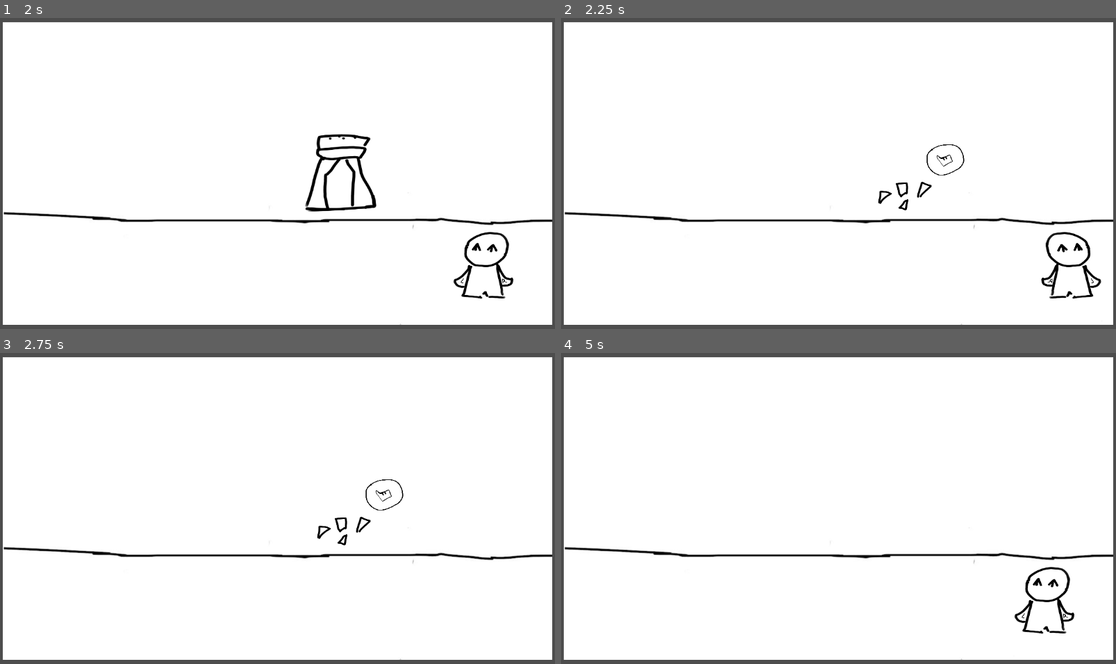
Above: before the commit, frames 1-4 (two rows, left to right).
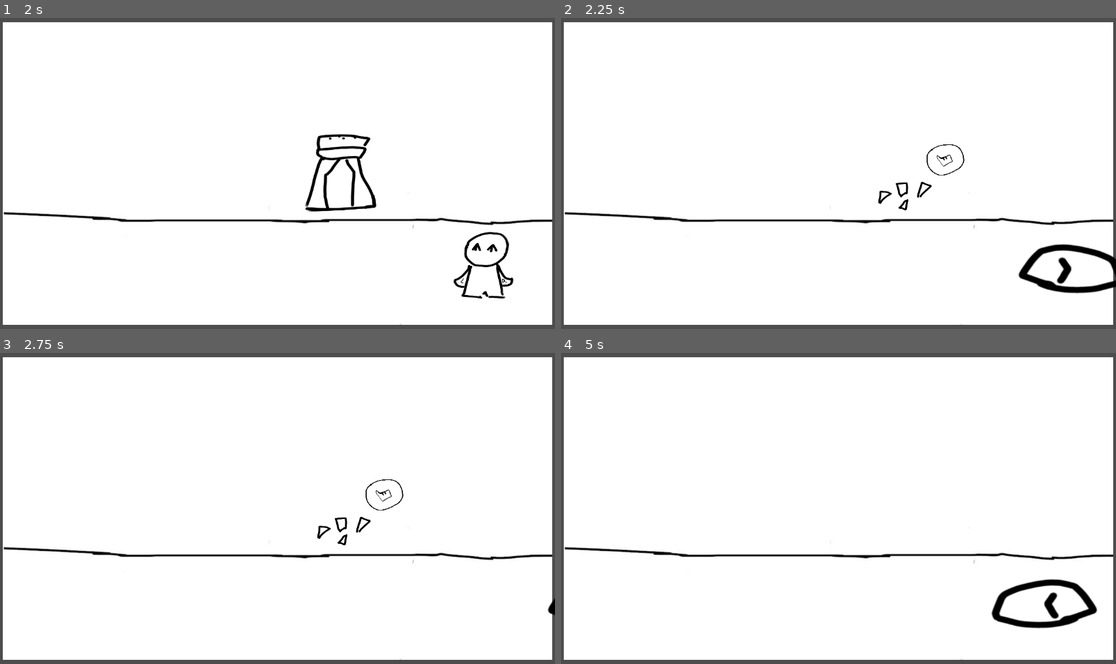
Above: after the commit, the same moments.

Repository: DeltaLyra/WitchIllusionGame
Game: Godot game, scene res://Scenes/test_level_2.tscn
The game is run twice, just before and just after one commit, with the same random seed, the same clock (stepped at 60 frames per second) and the same inputs.
Inputs (mouse positions are in pixels of both pictures, inside the frame that each line leads up to):
- Up to frame 1 (2 s): tap Enter at 0.5 s; move the mouse to (194, 173) at 0.52 s; press the mouse at (194, 173) at 0.53 s; hold Right (MoveRight) 0.53-1.28 s; move the mouse to (72, 176) at 1.27 s; release the mouse at (72, 176) at 1.28 s; hold Left (MoveLeft) from 1.28 s (still down); click (72, 176) at 1.35 s
- Up to frame 2 (2.25 s): move the mouse to (916, 161) at 2.02 s; release Left (MoveLeft) at 2.03 s; press the mouse at (916, 161) at 2.03 s; hold Right (MoveRight) from 2.03 s (still down)
- Up to frame 3 (2.75 s): keep holding Right (MoveRight)
- Up to frame 4 (5 s): move the mouse to (916, 511) at 2.77 s; release the mouse at (916, 511) at 2.78 s; click (916, 511) at 2.85 s; tap Space at 3.5 s; move the mouse to (1005, 555) at 3.52 s; release Right (MoveRight) at 3.53 s; press the mouse at (1005, 555) at 3.53 s; hold Left (MoveLeft) from 3.53 s (still down); tap Enter at 4.25 s; move the mouse to (672, 461) at 4.27 s; release the mouse at (672, 461) at 4.28 s; click (672, 461) at 4.35 s

Frame 1 is identical in both runs. In frame 2, 1.4% of the frame differs, in the area x 82-100%, y 68-91%; in frame 3, less than 0.1%; in frame 4, 1.5%, in the area x 77-97%, y 68-91%.

Commit message:
player now transforms when alert happens, will keep working on it tom= make it a specific item when you hit a specific button

Diff:
--- a/gamejamgame/Scenes/player.tscn
+++ b/gamejamgame/Scenes/player.tscn
@@ -1,7 +1,9 @@
-[gd_scene load_steps=6 format=3 uid="uid://dtouevoed70gg"]
+[gd_scene load_steps=8 format=3 uid="uid://dtouevoed70gg"]
 
 [ext_resource type="Script" uid="uid://bwybivrva1c2v" path="res://Scripts/player.gd" id="1_cvnsp"]
 [ext_resource type="Texture2D" uid="uid://jyntiw7arf1f" path="res://Assets/PlaceHolderPlayer.png" id="1_v0iea"]
+[ext_resource type="Texture2D" uid="uid://bea3nnsev4jdv" path="res://Assets/PlaceHolderCheeseItem.png" id="2_vgqql"]
+[ext_resource type="Texture2D" uid="uid://pie03ctd5jat" path="res://Assets/PlaceHolderRockItem.png" id="4_fkybt"]
 
 [sub_resource type="AtlasTexture" id="AtlasTexture_cvnsp"]
 atlas = ExtResource("1_v0iea")
@@ -11,10 +13,26 @@
 animations = [{
 "frames": [{
 "duration": 1.0,
+"texture": ExtResource("2_vgqql")
+}],
+"loop": true,
+"name": &"Cheese",
+"speed": 5.0
+}, {
+"frames": [{
+"duration": 1.0,
 "texture": SubResource("AtlasTexture_cvnsp")
 }],
 "loop": true,
 "name": &"Idle",
+"speed": 5.0
+}, {
+"frames": [{
+"duration": 1.0,
+"texture": ExtResource("4_fkybt")
+}],
+"loop": true,
+"name": &"Rock",
 "speed": 5.0
 }]
 
--- a/gamejamgame/Scripts/alert_event_manager.gd
+++ b/gamejamgame/Scripts/alert_event_manager.gd
@@ -5,12 +5,19 @@
 
 const EYE_BAT = preload("res://Scenes/eye_bat.tscn") #loads eyebat scene so we can instantiate it
 @onready var timer: Timer = $Timer #ref var to timer so we can make it start when alert signal is received.
+var level
+var player
+var sprite
 
 func _ready() -> void:
 	SignalManager.alert.connect(_on_alert)
+	level = self.get_parent()
+	player = level.get_node("Player")
+	sprite = player.get_node("AnimatedSprite2D") # get reference to player and then its sprite so we can change it for transformation
 
 func _on_alert(): #when alert signal is received, start the timer
 	print("signal received!")
+	_transform_player()
 	timer.start()
 	print("timer started!")
 
@@ -20,6 +27,14 @@
 	eye_bat.get_node("AnimationPlayer").play("fly_around") #Start the flight animation, making sure to get the animation node from our scene
 	print("bat moved!")
 
+func _transform_player (): #add parameter for what item the player uses
+	var item = "rock"
+	match item:
+		"rock":
+			sprite.play("Rock")
+			print("rock!")
+		_:
+			print("oops")
 func _on_timer_timeout() -> void: #once the timer runs out, spawn the bat and see if the player transformed into the right object.
 	print("times up!")
 	_spawn_eye()
